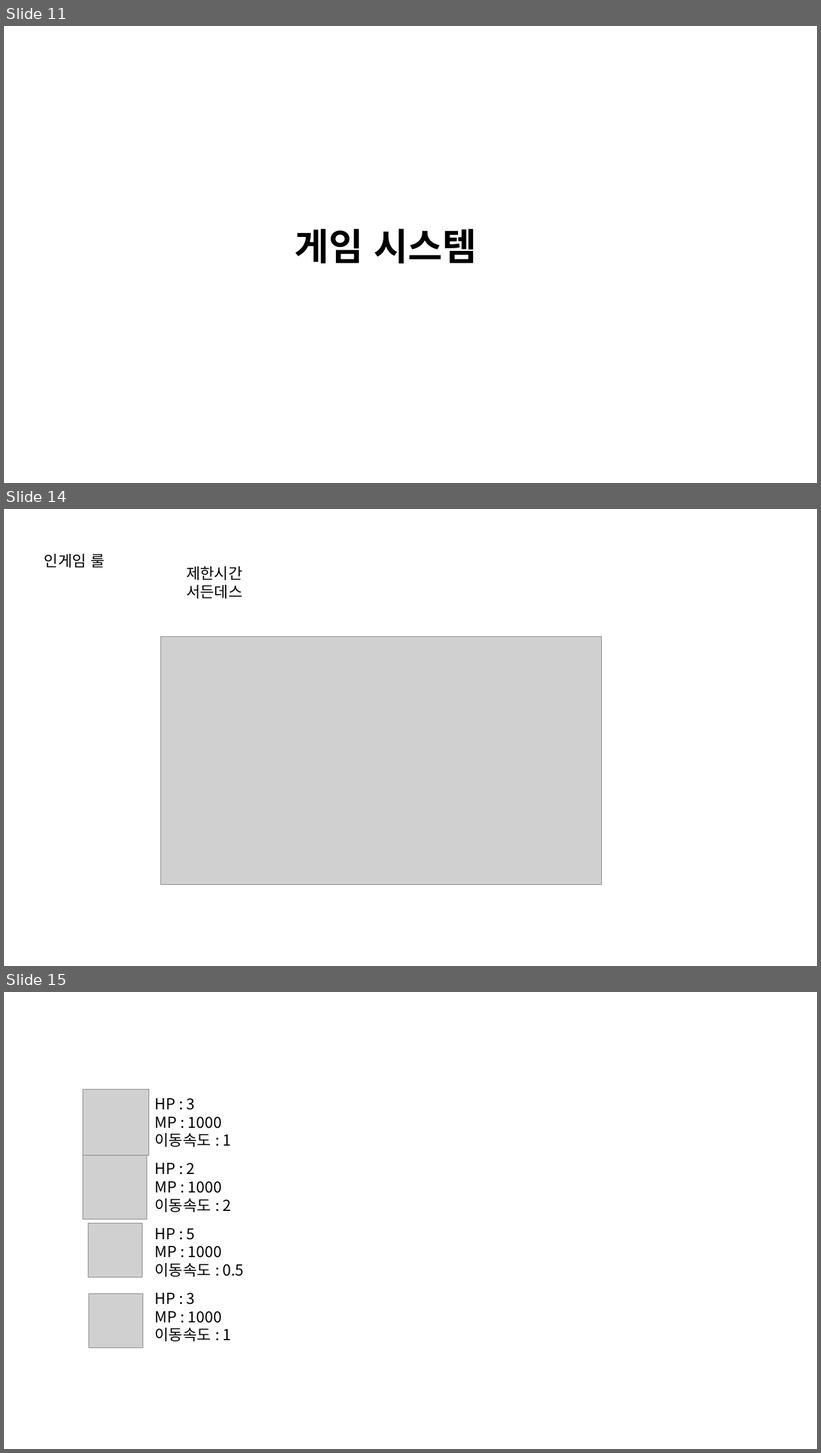
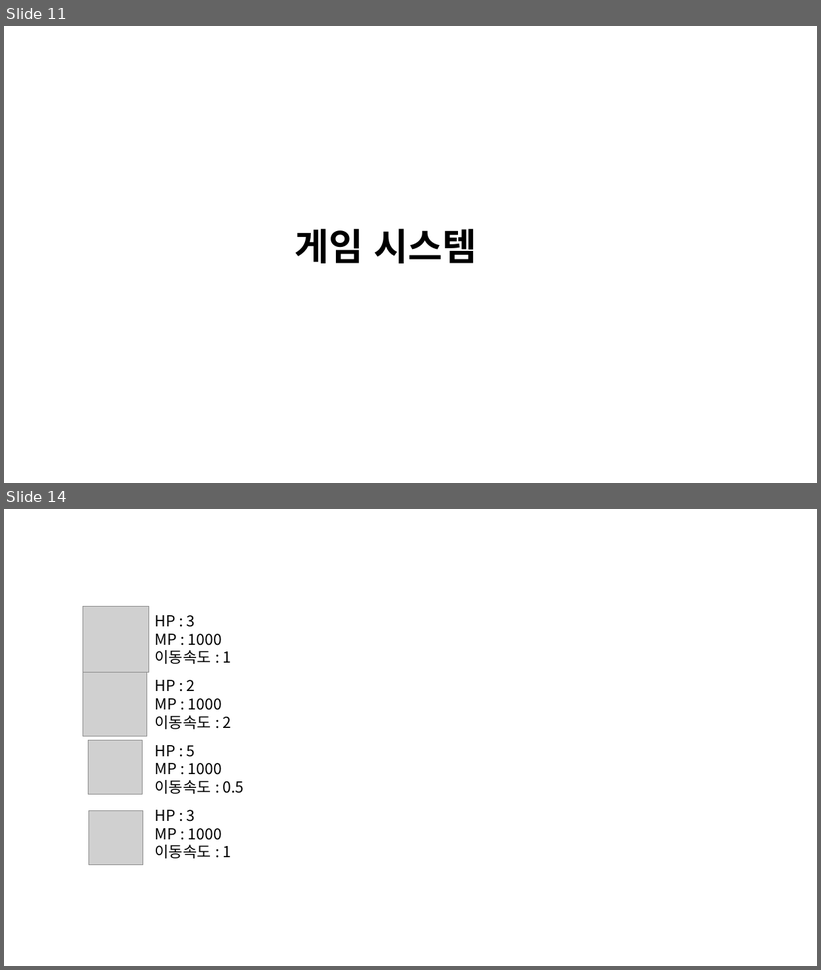
Before and after one commit to penspanic/ITWGamejam, a slide deck: Plan/Rocketman_씬&스킬구성.pptx. Shown one above the other, each under a label of ours: slides 11, 14 and 15 before the commit, slides 11 and 14 after it; the slides between them are not shown. The pictures are 821x1453 and 821x970 pixels, drawn with LibreOffice and Linux fonts; fonts in the diff are those of the drawing; grey boxes stand for pictures. Boxes give left, top, right and bottom in pixels: in the first picture for what was removed or moved away, otherwise in the second. Text is boxed around its words. In the diff, an @@ line names an element or a change of style, - is before the commit and + after.

```diff
--- a/Plan/Rocketman_씬&스킬구성.pptx
+++ b/Plan/Rocketman_씬&스킬구성.pptx
@@ slide 14 removed at bbox=[4, 509, 817, 966], background #FFFFFF @@
@@ text removed at bbox=[44, 554, 104, 568] @@
-인게임 룰
@@ text removed at bbox=[186, 566, 242, 599] @@
-제한시간
-서든데스
@@ picture removed at bbox=[161, 636, 602, 885] @@
@@ what was slide 15 is now slide 14 @@
```
Also in this commit, not shown: 9 slides changed.
